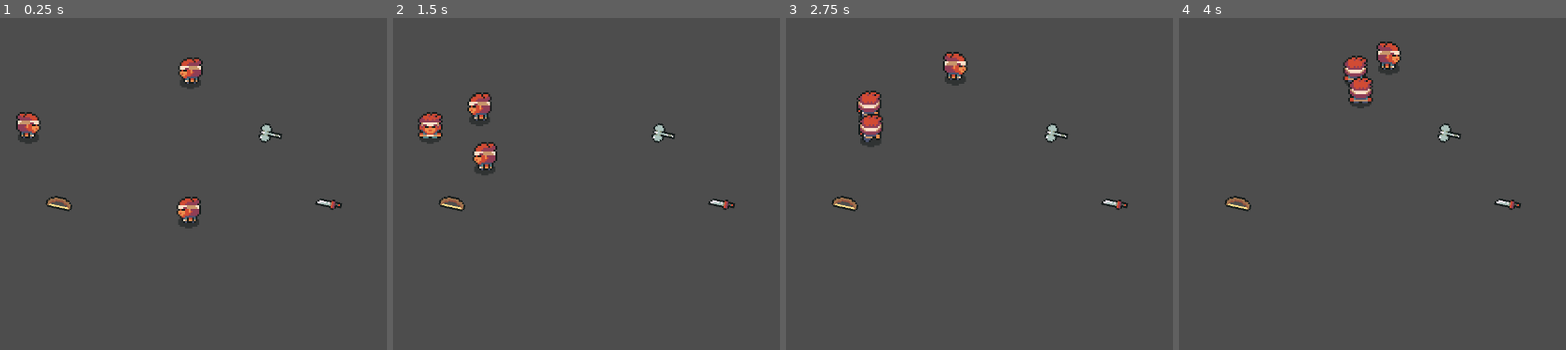
Above: before the commit, frames 1-4 (left to right).
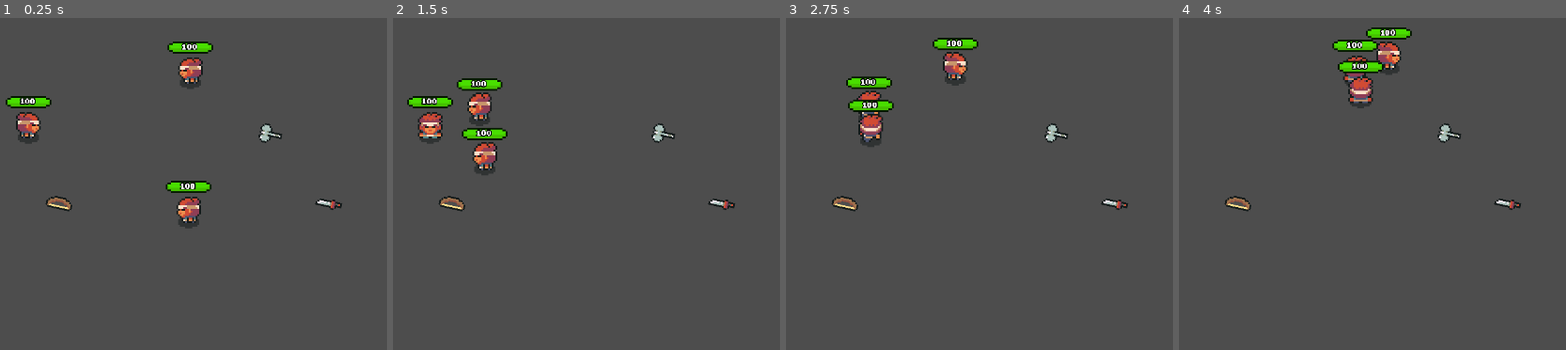
Above: after the commit, the same moments.

Repository: lucaslprimo/TheRPGProject
Game: Godot game, scene res://project/scenes/TestScene.tscn
Two runs of this game, one before a commit and one after it. Both use one fixed random seed, a clock stepped at 60 frames per second and the inputs below.
Inputs (mouse positions are in pixels of both pictures, inside the frame that each line leads up to):
- Up to frame 1 (0.25 s): no input
- Up to frame 2 (1.5 s): move the mouse to (729, 117) at 0.52 s; press the mouse at (729, 117) at 0.53 s; hold Right (move_right) 0.53-1.28 s; move the mouse to (416, 160) at 1.27 s; release the mouse at (416, 160) at 1.28 s; hold Down (move_down) from 1.28 s (still down); tap E (interact) at 1.35 s
- Up to frame 3 (2.75 s): move the mouse to (1033, 44) at 2.02 s; release Down (move_down) at 2.03 s; hold Right (move_right) from 2.03 s (still down); hold Right mouse button (move) from 2.03 s (still down)
- Up to frame 4 (4 s): move the mouse to (1314, 223) at 2.77 s; release Right (move_right) at 2.78 s; release Right mouse button (move) at 2.78 s; hold Up (move_up) 2.78-3.53 s; tap B at 2.85 s; click (1314, 223) at 2.92 s; move the mouse to (outside the picture) at 3.52 s; hold Left (move_left) from 3.53 s (still down); tap C at 3.6 s

The runs differ from the first frame. In frame 1, 1.2% of the frame differs, in the area x 1-56%, y 7-53%; in frame 2, 1.2%; in frame 3, 1.2%, in the area x 15-50%, y 5-29%; in frame 4, 1.2%.

Commit message:
Feat: Temporary HealthBar

Diff:
--- a/project/scenes/HumanoidBase.tscn
+++ b/project/scenes/HumanoidBase.tscn
@@ -31,6 +31,9 @@
 [ext_resource type="PackedScene" uid="uid://cegip78q21h5u" path="res://project/scenes/Item.tscn" id="25_ph6ji"]
 [ext_resource type="Resource" uid="uid://dwqm127y4slnj" path="res://project/resources/weapons/unarmed.tres" id="26_f8gpl"]
 [ext_resource type="Script" uid="uid://cf2l0sdk0mwtd" path="res://project/scripts/components/collector_component.gd" id="27_ph6ji"]
+[ext_resource type="Texture2D" uid="uid://d0g28nkr2j8ix" path="res://template/theme/nine_path_8.png" id="32_ti3im"]
+[ext_resource type="Script" uid="uid://i8vj3ll7m700" path="res://project/scenes/progress_bar_ctrl.gd" id="33_x3e8u"]
+[ext_resource type="FontFile" uid="uid://dgmfx26ownlxl" path="res://project/assets/font/font_normal.ttf" id="34_5dl4n"]
 
 [sub_resource type="CircleShape2D" id="CircleShape2D_lftxd"]
 radius = 6.0
@@ -1392,6 +1395,12 @@
 
 [sub_resource type="CircleShape2D" id="CircleShape2D_f8gpl"]
 
+[sub_resource type="LabelSettings" id="LabelSettings_x3e8u"]
+font = ExtResource("34_5dl4n")
+font_size = 9
+outline_size = 4
+outline_color = Color(0, 0, 0, 1)
+
 [node name="Humanoid" type="CharacterBody2D"]
 motion_mode = 1
 script = ExtResource("1_e3xw2")
@@ -1652,3 +1661,40 @@
 initial_velocity_max = 145.44
 scale_amount_max = 3.0
 color = Color(0.90588236, 0, 0, 1)
+
+[node name="TextureProgressBar" type="TextureProgressBar" parent="." node_paths=PackedStringArray("label")]
+anchors_preset = 15
+anchor_right = 1.0
+anchor_bottom = 1.0
+offset_left = -14.0
+offset_top = -24.0
+offset_right = 14.0
+offset_bottom = -17.0
+grow_horizontal = 2
+grow_vertical = 2
+value = 100.0
+nine_patch_stretch = true
+stretch_margin_left = 4
+stretch_margin_top = 3
+stretch_margin_right = 4
+stretch_margin_bottom = 4
+texture_under = ExtResource("32_ti3im")
+texture_progress = ExtResource("32_ti3im")
+tint_under = Color(0.9607843, 0.043137256, 0.105882354, 1)
+tint_progress = Color(0.2901961, 0.9372549, 0, 1)
+script = ExtResource("33_x3e8u")
+label = NodePath("Node2D/Label")
+
+[node name="Node2D" type="Node2D" parent="TextureProgressBar"]
+position = Vector2(14, 24)
+scale = Vector2(0.5, 0.5)
+
+[node name="Label" type="Label" parent="TextureProgressBar/Node2D"]
+offset_left = -38.0
+offset_top = -58.0
+offset_right = 38.0
+offset_bottom = -28.0
+text = "100"
+label_settings = SubResource("LabelSettings_x3e8u")
+horizontal_alignment = 1
+vertical_alignment = 1
--- /dev/null
+++ b/project/scenes/progress_bar_ctrl.gd
@@ -0,0 +1,22 @@
+extends TextureProgressBar
+
+var healthcp:HealthComponent
+var updated_hp:int
+
+@export var label:Label
+
+func _ready() -> void:
+	if owner is CharacterBody2D:
+		healthcp = owner.get_node("HealthComponent")
+		healthcp.hp_changed.connect(update_hp)
+		max_value = healthcp.max_hp
+		value = healthcp.current_hp
+		updated_hp = healthcp.max_hp
+
+func update_hp(_old_hp, new_hp):
+	updated_hp = new_hp
+	label.text = str(int(updated_hp))
+
+func _process(_delta: float) -> void:
+	if value != updated_hp:
+		value = lerp(value, float(updated_hp), 0.2)
--- a/project/scripts/components/health_component.gd
+++ b/project/scripts/components/health_component.gd
@@ -15,12 +15,13 @@
 func apply_damage(damage:int):
 	var old_hp = current_hp
 	current_hp-= damage
-	hp_changed.emit(old_hp,current_hp)
 
 	if(current_hp <= 0):
+		current_hp = 0
 		alive = false
 		died.emit()
 
+	hp_changed.emit(old_hp,current_hp)
 	hurt.emit(damage)
 
 func apply_heal(healing:int):
Not shown: 1 places in project/scenes/HumanoidBase.tscn that only renumber resources
Not shown, added: project/scenes/progress_bar_ctrl.gd.uid
